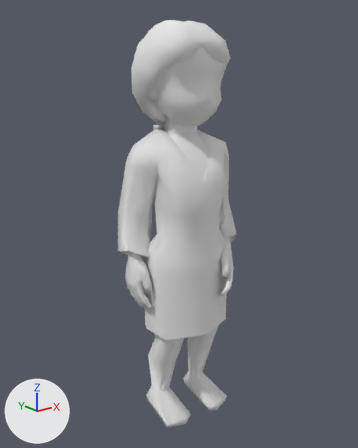
The Blender file Works/villager_adult_female.blend as it was, and as the next commit left it.
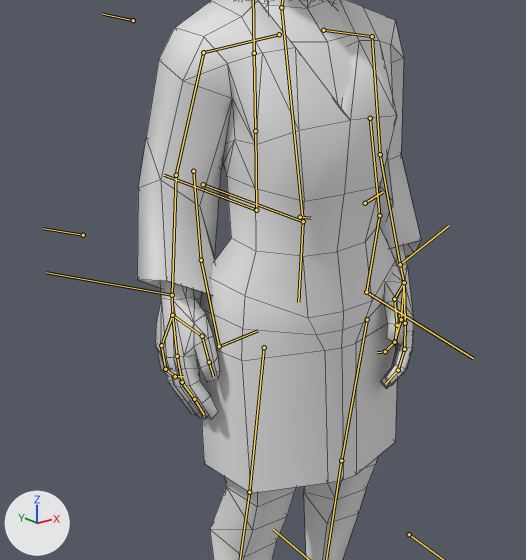
Each version appears first whole from a 50 mm lens placed at (-1.154, -1.379, 1.377), pointed at (-0.003, 0.06, 0.801), and next in a close-up on the part from 17% to 78% of the width and 30% to 82% of the height. The axes (+X, +Y, +Z) are drawn at lower left. The lights are the same throughout. Both versions are drawn at frame 15 of the action 'Idle'; the numbers are the values there. The bones that bend it are drawn over the model as lines in the close-ups. The close-ups show mesh edges as thin lines.

The first close-up shows 'Villager.Adult.Female'.
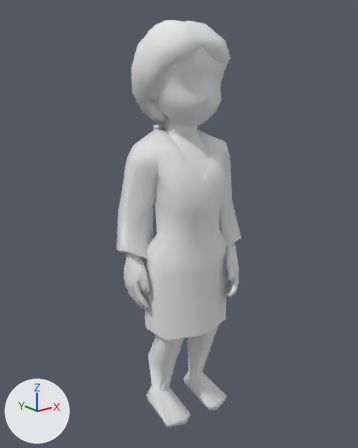
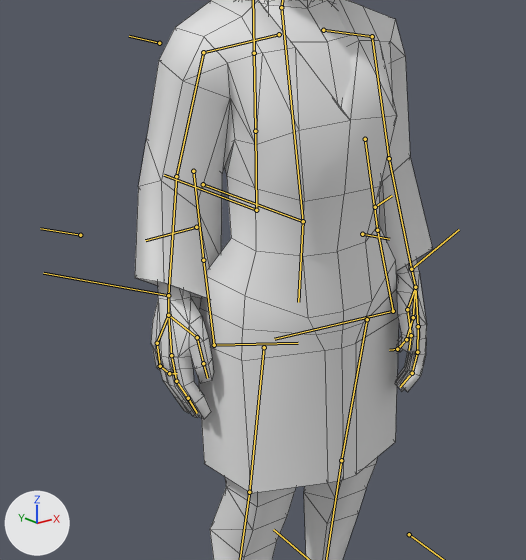
What differs and where, as boxes [x1, y1, x2, y2] in the close-ups (526 x 560 px):
```json
{"object": "Villager.Adult.Female", "change": "posed", "before": [137, 0, 421, 560], "after": [135, 0, 433, 560]}
{"bone": "ik.sleeve.L", "before": "(219, 346) to (258, 330)", "after": "(214, 345) to (298, 343)"}
{"bone": "ik.sleeve.R", "before": "(366, 292) to (473, 358)", "after": "(393, 311) to (274, 339)"}
{"bone": "sleeve.000.R", "before": "(370, 118) to (379, 215)", "after": "(365, 139) to (377, 230)"}
{"bone": "ik.arm.L", "before": "(172, 295) to (46, 272)", "after": "(168, 295) to (43, 273)"}
{"bone": "ik.arm.R", "before": "(400, 264) to (449, 225)", "after": "(411, 269) to (459, 229)"}
```

The change, as JSON lines over the scene's bpy script:
```json
{"block": "bone_ik_sleeve_l", "where": "bone_ik_sleeve_l = bpy.data.objects['Armature'].pose.bones['ik.sleeve.L']  # child of 'arm.001.L'"}
{"op": "set", "path": "bone_ik_sleeve_l.rotation_quaternion", "old": "(0.903, -0.41, 0.112, -0.068)", "new": "(0.79, -0.598, 0.125, -0.042)", "note": "degrees (-50, 8, -13) -> degrees (-75, 8, -13)"}
{"block": "bone_ik_sleeve_r", "where": "bone_ik_sleeve_r = bpy.data.objects['Armature'].pose.bones['ik.sleeve.R']  # child of 'arm.001.R'"}
{"op": "set", "path": "bone_ik_sleeve_r.location", "old": "(0.077, 0.099, 0.053)", "new": "(0.124, 0.091, 0.07)"}
{"op": "set", "path": "bone_ik_sleeve_r.rotation_quaternion", "old": "(0.645, 0.648, 0.39, -0.106)", "new": "(0.614, -0.789, 0.0, 0.0)", "note": "degrees (101, 40, 29) -> degrees (-104, 0, 0)"}
{"block": "bone_sleeve_000_r", "where": "bone_sleeve_000_r = bpy.data.objects['Armature'].pose.bones['sleeve.000.R']  # child of 'shoulder.R'"}
{"op": "set", "path": "bone_sleeve_000_r.location", "old": "(0.0, 0.0, 0.0)", "new": "(-0.035, -0.006, -0.002)"}
{"block": "bone_ik_arm_l", "where": "bone_ik_arm_l = bpy.data.objects['Armature'].pose.bones['ik.arm.L']  # child of 'root'"}
{"op": "set", "path": "bone_ik_arm_l.location", "old": "(0.351, -0.042, -0.386)", "new": "(0.353, -0.035, -0.388)"}
{"block": "bone_ik_arm_r", "where": "bone_ik_arm_r = bpy.data.objects['Armature'].pose.bones['ik.arm.R']  # child of 'root'"}
{"op": "set", "path": "bone_ik_arm_r.location", "old": "(-0.336, -0.184, -0.378)", "new": "(-0.313, -0.181, -0.388)"}
```
